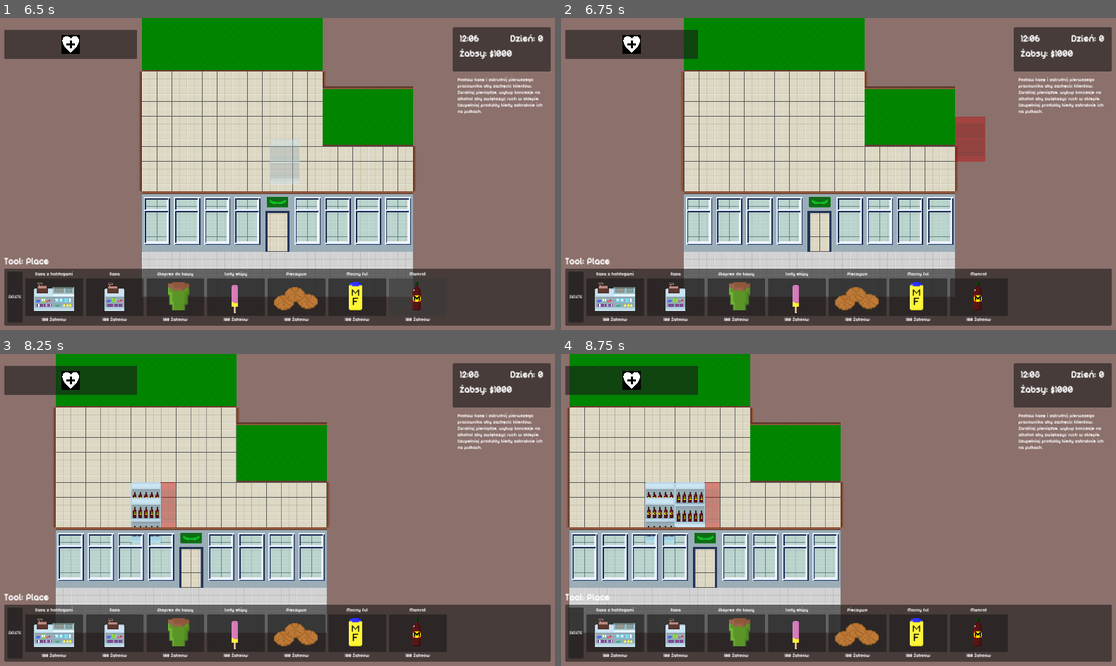
Above: before the commit, frames 1-4 (two rows, left to right).
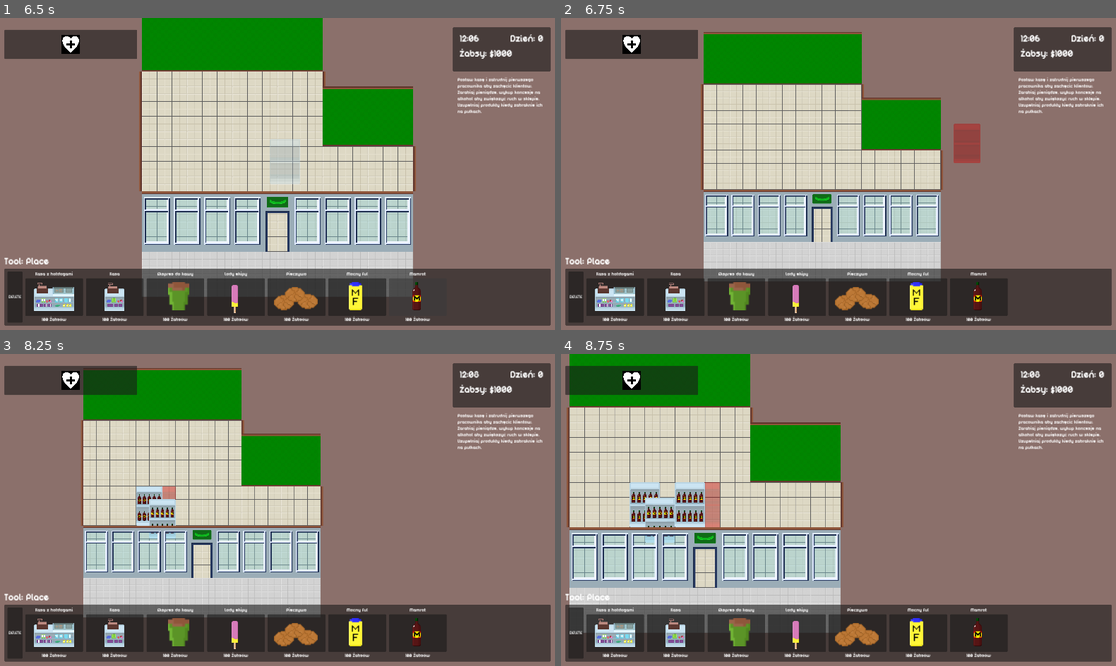
Above: after the commit, the same moments.

Repository: baransu/krakjam2024
Game: Godot game, scene res://game.tscn
The game is run twice, just before and just after one commit, with the same random seed, the same clock (stepped at 60 frames per second) and the same inputs.
Inputs (mouse positions are in pixels of both pictures, inside the frame that each line leads up to):
- Up to frame 1 (6.5 s): click (72, 42) at 0.5 s; click (127, 42) at 1.25 s; click (55, 295) at 2 s; click (116, 295) at 2.75 s; click (177, 295) at 3.5 s; click (238, 295) at 4.27 s; click (355, 295) at 5 s; click (416, 295) at 5.75 s
- Up to frame 2 (6.75 s): tap Enter at 6.5 s; move the mouse to (960, 161) at 6.52 s; hold D (move_right) from 6.53 s (still down); hold Mouse wheel up (zoom_in, bound only after the commit) from 6.53 s (still down); click (960, 161) at 6.67 s
- Up to frame 3 (8.25 s): tap Mouse wheel down (zoom_out, bound only after the commit) at 6.8 s; release D (move_right) at 7.25 s; release Mouse wheel up (zoom_in, bound only after the commit) at 7.25 s; drag from (166, 528) to (377, 491) at 7.27 s; tap Space at 8 s; move the mouse to (166, 519) at 8.02 s; hold D (move_right) from 8.03 s (still down); hold Mouse wheel up (zoom_in, bound only after the commit) from 8.03 s (still down); click (166, 519) at 8.17 s
- Up to frame 4 (8.75 s): keep holding D (move_right); keep holding Mouse wheel up (zoom_in, bound only after the commit); tap Mouse wheel down (zoom_out, bound only after the commit) at 8.3 s

Frame 1 is identical in both runs. In frame 2, 17% of the frame differs, in the area x 21-77%, y 0-90%; in frame 3, 18%, in the area x 9-60%, y 0-90%; in frame 4, 0.6%.

Commit message:
feat: add camera zoom

Diff:
--- a/buildings/scripts/product_building.gd
+++ b/buildings/scripts/product_building.gd
@@ -87,7 +87,7 @@
 	return products > 0
 
 
-func update_refill_button() -> void:
+func update_refill_button(_delta: int = 0) -> void:
 	if products < max_products:
 		refill_button.show()
 		if GameState.money < get_refill_cost():
--- a/camera.gd
+++ b/camera.gd
@@ -1,6 +1,8 @@
 extends Camera2D
 
 @export var speed := 400
+@export var max_zoom := 3
+@export var min_zoom := 0.5
 
 
 func _process(delta: float) -> void:
@@ -15,3 +17,13 @@
 
 	if Input.is_action_pressed("move_down"):
 		global_position.y += speed * delta
+
+
+func _unhandled_input(event):
+	var zoom_factor = 0.1
+	if event.is_action_pressed("zoom_in"):
+		zoom -= Vector2(zoom_factor, zoom_factor)
+	if event.is_action_pressed("zoom_out"):
+		zoom += Vector2(zoom_factor, zoom_factor)
+
+	zoom = clamp(zoom, Vector2(min_zoom, min_zoom), Vector2(max_zoom, max_zoom))
--- a/project.godot
+++ b/project.godot
@@ -51,6 +51,16 @@
 "events": [Object(InputEventKey,"resource_local_to_scene":false,"resource_name":"","device":-1,"window_id":0,"alt_pressed":false,"shift_pressed":false,"ctrl_pressed":false,"meta_pressed":false,"pressed":false,"keycode":0,"physical_keycode":83,"key_label":0,"unicode":115,"echo":false,"script":null)
 ]
 }
+zoom_in={
+"deadzone": 0.5,
+"events": [Object(InputEventMouseButton,"resource_local_to_scene":false,"resource_name":"","device":-1,"window_id":0,"alt_pressed":false,"shift_pressed":false,"ctrl_pressed":false,"meta_pressed":false,"button_mask":0,"position":Vector2(0, 0),"global_position":Vector2(0, 0),"factor":1.0,"button_index":4,"canceled":false,"pressed":false,"double_click":false,"script":null)
+]
+}
+zoom_out={
+"deadzone": 0.5,
+"events": [Object(InputEventMouseButton,"resource_local_to_scene":false,"resource_name":"","device":-1,"window_id":0,"alt_pressed":false,"shift_pressed":false,"ctrl_pressed":false,"meta_pressed":false,"button_mask":0,"position":Vector2(0, 0),"global_position":Vector2(0, 0),"factor":1.0,"button_index":5,"canceled":false,"pressed":false,"double_click":false,"script":null)
+]
+}
 
 [layer_names]
 
Binary file added: art/bagietka.png
Not shown, added: art/bagietka.png.import
Binary file added: art/cola.png
Not shown, added: art/cola.png.import
Binary file added: art/malpka.png
Not shown, added: art/malpka.png.import
Binary file added: art/rachunek.png
Not shown, added: art/rachunek.png.import
Binary file added: art/zappps.png
Not shown, added: art/zappps.png.import
